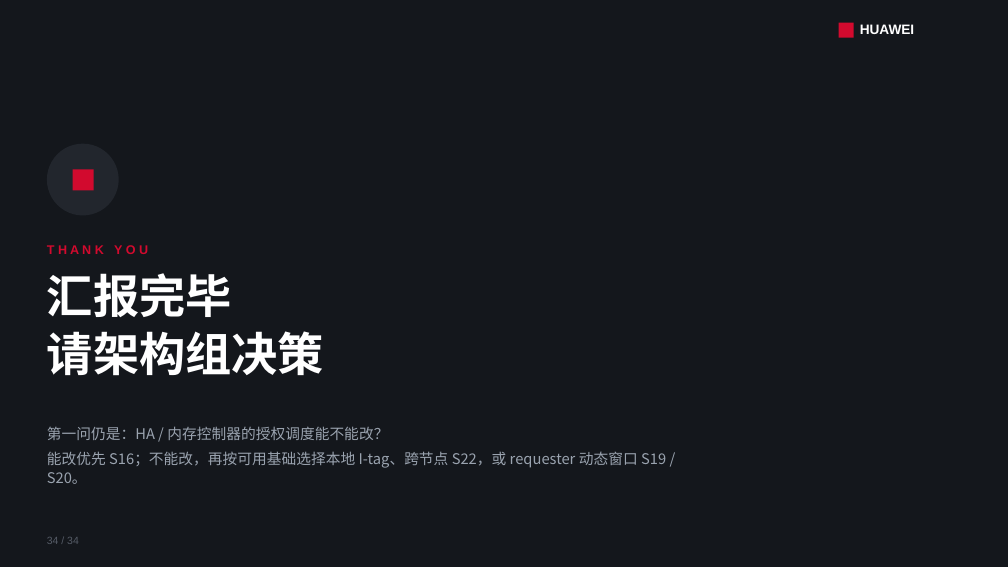
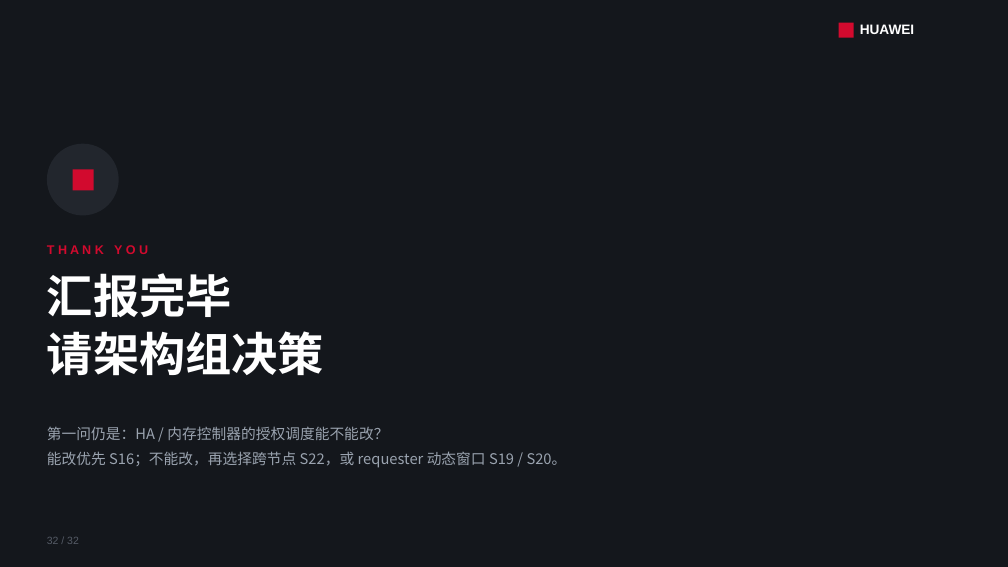
Before and after one commit to lukebest/booksim2, a slide deck: slide 32 of ppt/ring2-write-fairness.pptx (slide 34 before the commit). Drawn at 1008x567 pixels with LibreOffice and Linux fonts; fonts in the diff are those of the drawing. Boxes give left, top, right and bottom in pixels: in the first picture for what was removed or moved away, otherwise in the second. Text is boxed around its words. In the diff, an @@ line names an element or a change of style, - is before the commit and + after.

```diff
--- a/ppt/ring2-write-fairness.pptx
+++ b/ppt/ring2-write-fairness.pptx
@@ text at bbox=[47, 451, 567, 468]: text changed @@
-能改优先 S16；不能改，再按可用基础选择本地 I-tag、跨节点 S22，或 requester 动态窗口 S19 / S20。
+能改优先 S16；不能改，再选择跨节点 S22，或 requester 动态窗口 S19 / S20。
@@ text at bbox=[47, 537, 79, 544]: text changed @@
-34 / 34
+32 / 32
```
Also in this commit, not shown: 30 other slides changed, 2 slides removed, 10 other files.
